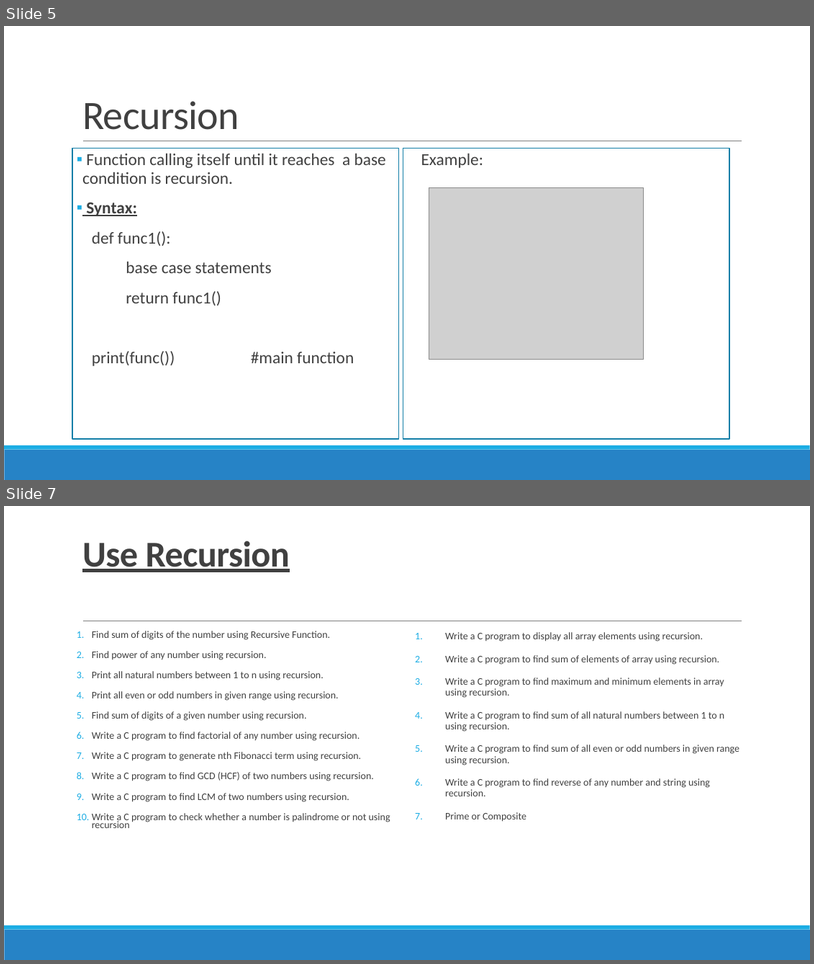
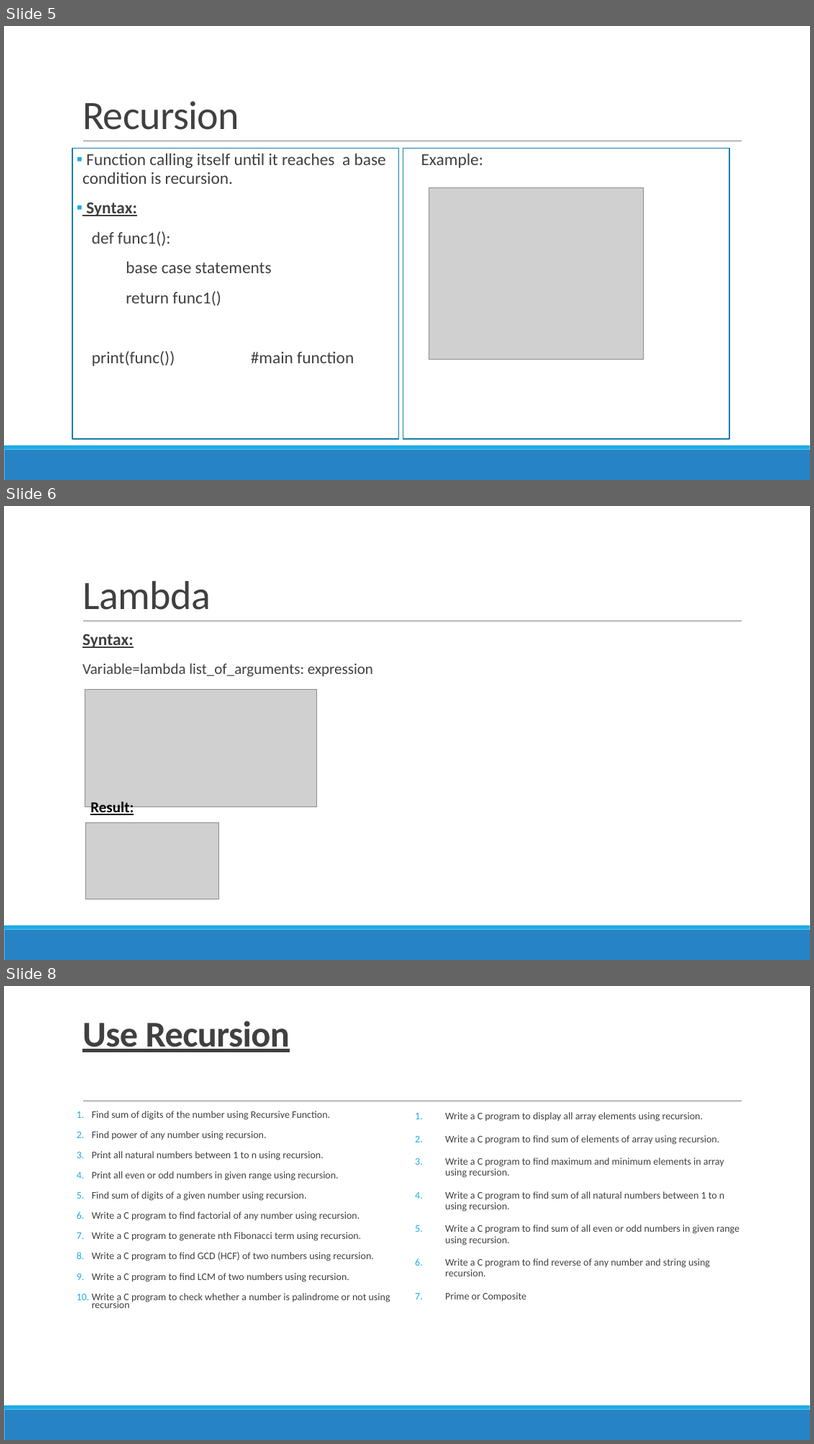
Before and after one commit to TrailBlazed/Python-Learning-Path, a slide deck: 3.Functions/Functions.pptx. Shown one above the other, each under a label of ours: slides 5 and 7 before the commit, slides 5, 6 and 8 after it; the slides between them are not shown. The pictures are 814x964 and 814x1444 pixels, drawn with LibreOffice and Linux fonts; fonts in the diff are those of the drawing; grey boxes stand for pictures. Boxes give left, top, right and bottom in pixels: in the first picture for what was removed or moved away, otherwise in the second. Text is boxed around its words. In the diff, an @@ line names an element or a change of style, - is before the commit and + after.

```diff
--- a/3.Functions/Functions.pptx
+++ b/3.Functions/Functions.pptx
@@ slide 6 added at box(4, 506, 810, 960), background #FFFFFF; not listed: 3 template elements that a slide beside it also shows @@
@@ title added at box(82, 581, 211, 610), 48 pt, text #404040 @@
+Lambda
@@ text added at box(82, 633, 373, 677), 18 pt, text #404040 @@
+  Syntax:
+  Variable=lambda list_of_arguments: expression
@@ picture added at box(85, 690, 316, 807) @@
@@ text added at box(90, 801, 134, 817), 18 pt, text #000000, bold, underline @@
+Result:
@@ picture added at box(85, 822, 219, 899) @@
@@ what was slide 7 is now slide 8 @@
```
Also in this commit, not shown: 1 slide changed, 19 other files.
